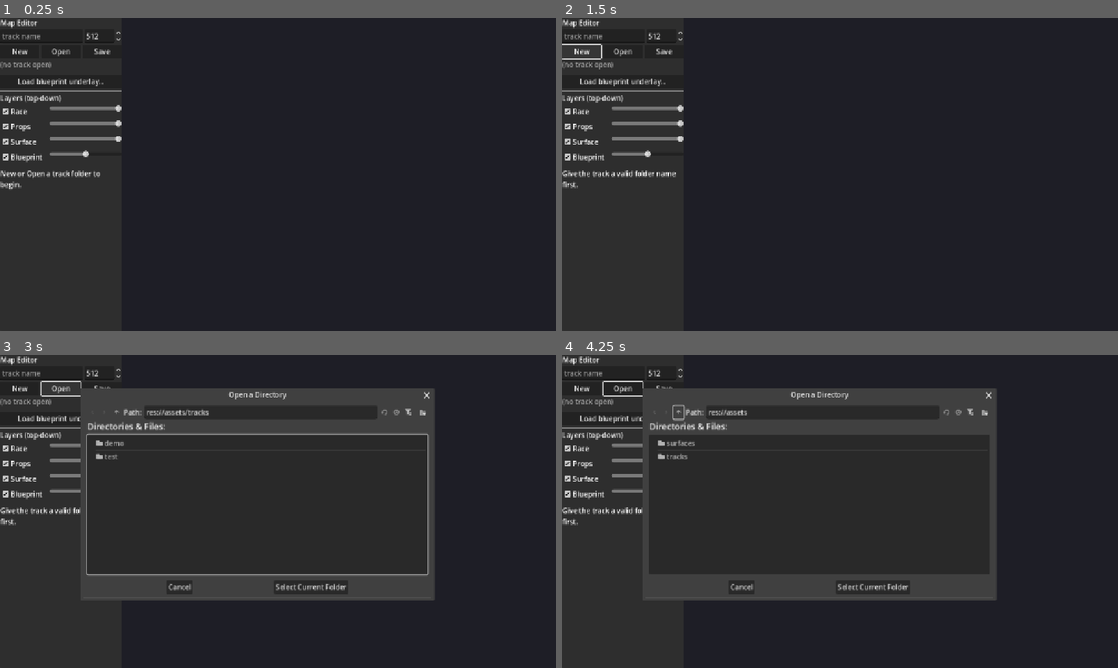
Above: before the commit, frames 1-4 (two rows, left to right).
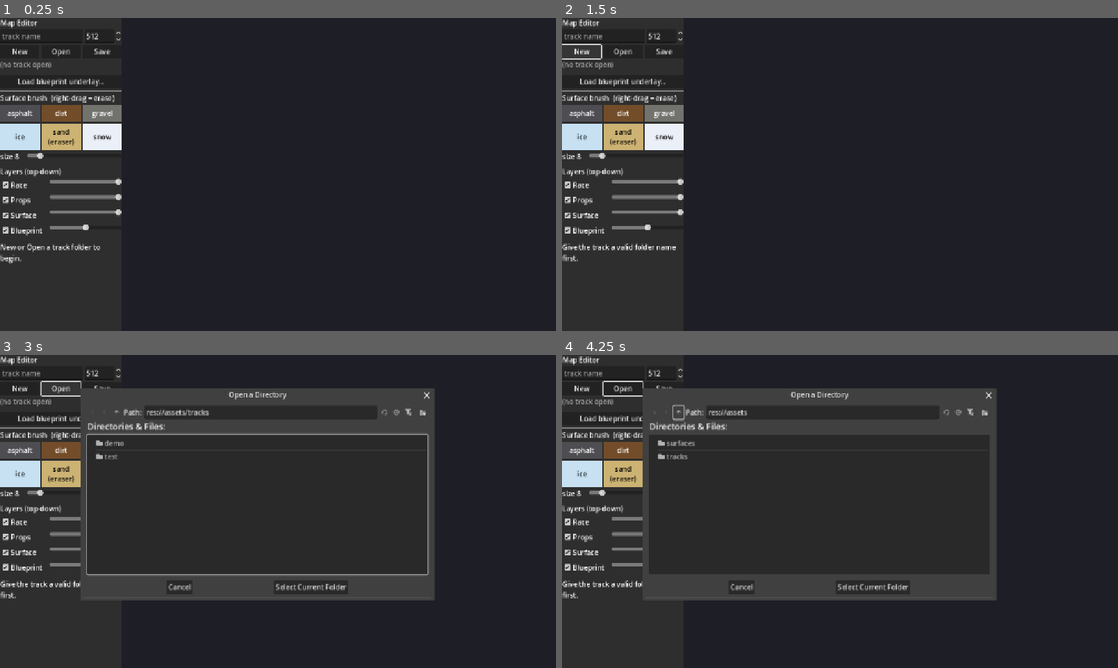
Above: after the commit, the same moments.

Repository: artemiiShabanov/RallyRivals
Game: Godot game, scene res://scenes/tools/map_editor.tscn
Two runs of this game, one before a commit and one after it. Both use one fixed random seed, a clock stepped at 60 frames per second and the inputs below. The project has no main scene, so this scene is started directly.
Inputs (mouse positions are in pixels of both pictures, inside the frame that each line leads up to):
- Up to frame 1 (0.25 s): no input
- Up to frame 2 (1.5 s): click "Save" at 0.5 s; click "New" at 1.25 s
- Up to frame 3 (3 s): click "New" at 2 s; click "Open" at 2.75 s
- Up to frame 4 (4.25 s): click (678, 411) at 3.5 s

The runs differ from the first frame. In frame 1, 4.8% of the frame differs, in the area x 0-22%, y 24-79%; in frame 2, 4.8%, in the area x 0-22%, y 24-78%; in frame 3, 3.3%; in frame 4, 3.3%.

Commit message:
Map editor: surface paint brush
Palette auto-discovered from assets/surfaces/*.tres — swatch buttons in
the surface's own colour, so painted pixels are exactly what the baker
classifies (verified via shared SurfaceMap.classify on a saved stroke).
Hard-edged round brush (1-64 px slider), stroke interpolation between
motion events, sand swatch doubles as the off-road eraser and right-drag
always erases. Live brush ring on the canvas, in-place GPU texture
update while painting, dirty marker (*) cleared on save. Undo stays
with the polish pass.

Verified headless through real input events: stroke continuity, exact
radius bounds, erase, dirty lifecycle, save/reload classification.

Task code-tools-map-editor-surface done (23/127).

Co-Authored-By: Claude Opus 4.8 <noreply@anthropic.com>

Diff:
--- a/rallyrivals/scenes/tools/map_editor.tscn
+++ b/rallyrivals/scenes/tools/map_editor.tscn
@@ -1,8 +1,9 @@
-[gd_scene load_steps=2 format=3]
+[gd_scene load_steps=2 format=3 uid="uid://2jrya1jxrso4"]
 
-[ext_resource type="Script" path="res://scripts/tools/map_editor/map_editor.gd" id="1_ed"]
+[ext_resource type="Script" uid="uid://c52iv2o75y4ds" path="res://scripts/tools/map_editor/map_editor.gd" id="1_ed"]
 
 [node name="MapEditor" type="Control"]
+layout_mode = 3
 anchors_preset = 15
 anchor_right = 1.0
 anchor_bottom = 1.0
--- a/rallyrivals/scripts/tools/map_editor/map_canvas.gd
+++ b/rallyrivals/scripts/tools/map_editor/map_canvas.gd
@@ -6,14 +6,20 @@
 ## (paint/stamps, later tasks) will hook _gui_input through the same pixel_at() mapping.
 
 signal pixel_hovered(px: Vector2i)
+signal stroke(from_px: Vector2i, to_px: Vector2i, erase: bool)
 
 var entries: Array = []   # [{"texture": Texture2D, "opacity": float}] bottom-up
 var image_size := 0       # authored image size in px (0 = no document open)
 var zoom := 1.0
 var pan := Vector2.ZERO   # canvas position of the image's (0,0)
+var brush_radius := 0.0   # image-space px; >0 = a paint tool is active (left paints, right erases)
 
 var _dragging := false
 var _space := false
+var _paint_btn := 0       # mouse button currently stroking (0 = none)
+var _last_px := Vector2i.ZERO
+var _hover := Vector2.ZERO
+var _has_hover := false
 
 func _ready() -> void:
 	clip_contents = true
@@ -30,6 +36,9 @@
 	draw_rect(r.grow(1.0), Color(0.45, 0.45, 0.55), false, 1.0)
 	for e in entries:
 		draw_texture_rect(e["texture"], r, false, Color(1, 1, 1, e["opacity"]))
+	if brush_radius > 0.0 and _has_hover:
+		draw_arc(_hover, brush_radius * zoom, 0.0, TAU, 48, Color(0, 0, 0, 0.7), 3.0)
+		draw_arc(_hover, brush_radius * zoom, 0.0, TAU, 48, Color(1, 1, 1, 0.9), 1.0)
 
 func _gui_input(event: InputEvent) -> void:
 	if event is InputEventMouseButton:
@@ -41,12 +50,27 @@
 		elif mb.button_index == MOUSE_BUTTON_MIDDLE or (mb.button_index == MOUSE_BUTTON_LEFT and _space):
 			_dragging = mb.pressed
 			grab_focus()
+		elif brush_radius > 0.0 and mb.button_index in [MOUSE_BUTTON_LEFT, MOUSE_BUTTON_RIGHT]:
+			# left = paint, right = off-road erase; both stamp immediately on press
+			_paint_btn = mb.button_index if mb.pressed else 0
+			if mb.pressed:
+				_last_px = pixel_at(mb.position)
+				stroke.emit(_last_px, _last_px, mb.button_index == MOUSE_BUTTON_RIGHT)
+				grab_focus()
 	elif event is InputEventMouseMotion:
 		var mm := event as InputEventMouseMotion
 		if _dragging:
 			pan += mm.relative
 			queue_redraw()
-		pixel_hovered.emit(pixel_at(mm.position))
+		var px := pixel_at(mm.position)
+		if _paint_btn != 0 and px != _last_px:
+			stroke.emit(_last_px, px, _paint_btn == MOUSE_BUTTON_RIGHT)
+			_last_px = px
+		_hover = mm.position
+		_has_hover = true
+		if brush_radius > 0.0:
+			queue_redraw()
+		pixel_hovered.emit(px)
 	elif event is InputEventKey and (event as InputEventKey).physical_keycode == KEY_SPACE:
 		_space = (event as InputEventKey).pressed
 
--- a/rallyrivals/scripts/tools/map_editor/map_editor.gd
+++ b/rallyrivals/scripts/tools/map_editor/map_editor.gd
@@ -8,6 +8,8 @@
 const TRACKS_ROOT := "res://assets/tracks"
 const LAYER_ORDER := ["blueprint", "surface", "markers", "race"]
 const LAYER_TITLES := {"blueprint": "Blueprint", "surface": "Surface", "markers": "Props", "race": "Race"}
+
+const SURFACES_DIR := "res://assets/surfaces"
 
 var doc: TrackDocument
 var canvas: MapCanvas
@@ -20,14 +22,23 @@
 var _open_dialog: FileDialog
 var _bp_dialog: FileDialog
 
+var _surfaces: Array[SurfaceType] = []
+var _off_road: SurfaceType          # the "eraser" surface (sand): right-drag paints this
+var _brush_surface: SurfaceType     # null = no paint tool active
+var _brush_group := ButtonGroup.new()
+var _brush_slider: HSlider
+var _dirty := false
+
 func _ready() -> void:
 	var split := HBoxContainer.new()
 	split.set_anchors_preset(Control.PRESET_FULL_RECT)
 	split.add_theme_constant_override("separation", 0)
 	add_child(split)
+	_load_palette()
 	split.add_child(_build_panel())
 	canvas = MapCanvas.new()
 	canvas.pixel_hovered.connect(_on_pixel_hovered)
+	canvas.stroke.connect(_on_stroke)
 	split.add_child(canvas)
 
 	_open_dialog = FileDialog.new()
@@ -87,6 +98,29 @@
 	bp_btn.text = "Load blueprint underlay..."
 	bp_btn.pressed.connect(func() -> void: _bp_dialog.popup_centered_ratio(0.7))
 	vb.add_child(bp_btn)
+
+	vb.add_child(HSeparator.new())
+	var brush_title := Label.new()
+	brush_title.text = "Surface brush  (right-drag = erase)"
+	vb.add_child(brush_title)
+	var grid := GridContainer.new()
+	grid.columns = 3
+	for s in _surfaces:
+		grid.add_child(_swatch(s))
+	vb.add_child(grid)
+	var size_row := HBoxContainer.new()
+	var size_label := Label.new()
+	size_label.text = "size 8"
+	size_label.custom_minimum_size = Vector2(58, 0)
+	_brush_slider = HSlider.new()
+	_brush_slider.min_value = 1; _brush_slider.max_value = 64; _brush_slider.value = 8
+	_brush_slider.size_flags_horizontal = Control.SIZE_EXPAND_FILL
+	_brush_slider.value_changed.connect(func(v: float) -> void:
+		size_label.text = "size %d" % int(v)
+		_update_brush())
+	size_row.add_child(size_label)
+	size_row.add_child(_brush_slider)
+	vb.add_child(size_row)
 
 	vb.add_child(HSeparator.new())
 	var layers_title := Label.new()
@@ -126,6 +160,82 @@
 	_layer_rows[layer] = {"check": check, "slider": slider}
 	return row
 
+# ---------- surface brush ----------
+# Palette straight from the .tres set — painted colours are exactly what the baker classifies.
+func _load_palette() -> void:
+	var da := DirAccess.open(SURFACES_DIR)
+	if da == null:
+		return
+	for f in da.get_files():
+		if f.get_extension() == "tres":
+			var s := load(SURFACES_DIR.path_join(f)) as SurfaceType
+			if s != null:
+				_surfaces.append(s)
+				if s.id == "sand":
+					_off_road = s
+	if _off_road == null and not _surfaces.is_empty():
+		_off_road = _surfaces[0]
+
+func _swatch(s: SurfaceType) -> Button:
+	var b := Button.new()
+	b.text = s.id + ("\n(eraser)" if s == _off_road else "")
+	b.toggle_mode = true
+	b.button_group = _brush_group
+	b.size_flags_horizontal = Control.SIZE_EXPAND_FILL
+	b.tooltip_text = "%s  grip %.1f" % [s.id, s.grip]
+	for state in ["normal", "hover", "pressed"]:
+		var sb := StyleBoxFlat.new()
+		sb.bg_color = s.color.lightened(0.15) if state == "hover" else s.color
+		sb.content_margin_top = 8.0; sb.content_margin_bottom = 8.0
+		if state == "pressed":
+			sb.border_color = Color.WHITE
+			sb.set_border_width_all(2)
+		b.add_theme_stylebox_override(state, sb)
+	var lum := s.color.get_luminance()
+	b.add_theme_color_override("font_color", Color.BLACK if lum > 0.5 else Color.WHITE)
+	b.add_theme_color_override("font_pressed_color", Color.BLACK if lum > 0.5 else Color.WHITE)
+	b.add_theme_color_override("font_hover_color", Color.BLACK if lum > 0.5 else Color.WHITE)
+	b.toggled.connect(func(on: bool) -> void:
+		_brush_surface = s if on else null
+		_update_brush())
+	return b
+
+func _update_brush() -> void:
+	canvas.brush_radius = _brush_slider.value if _brush_surface != null else 0.0
+	canvas.queue_redraw()
+
+func _on_stroke(from_px: Vector2i, to_px: Vector2i, erase: bool) -> void:
+	if doc == null or _brush_surface == null:
+		return
+	var col := _off_road.color if erase else _brush_surface.color
+	var img: Image = doc.images["surface"]
+	var r := int(_brush_slider.value)
+	var dist := Vector2(from_px).distance_to(Vector2(to_px))
+	var steps := maxi(1, int(dist / maxf(1.0, r * 0.5)) + 1)
+	for i in steps:
+		var p := Vector2(from_px).lerp(Vector2(to_px), float(i) / maxf(1.0, steps - 1.0))
+		_stamp(img, Vector2i(p.round()), r, col)
+	doc.update_texture("surface")
+	canvas.queue_redraw()
+	_set_dirty(true)
+
+func _stamp(img: Image, c: Vector2i, r: int, col: Color) -> void:
+	var r2 := r * r
+	for dy in range(-r, r + 1):
+		var y := c.y + dy
+		if y < 0 or y >= doc.size:
+			continue
+		for dx in range(-r, r + 1):
+			var x := c.x + dx
+			if x < 0 or x >= doc.size or dx * dx + dy * dy > r2:
+				continue
+			img.set_pixel(x, y, col)
+
+func _set_dirty(v: bool) -> void:
+	_dirty = v
+	if doc != null:
+		_folder_label.text = doc.dir + (" *" if _dirty else "")
+
 # ---------- actions ----------
 func _on_new() -> void:
 	var track_name := _name_edit.text.strip_edges()
@@ -155,6 +265,8 @@
 		_set_status("Nothing to save — open a track first.")
 		return
 	var err := doc.save()
+	if err == OK:
+		_set_dirty(false)
 	_set_status("saved %s" % doc.dir if err == OK else "save failed: %s" % error_string(err))
 
 func _load_blueprint(path: String) -> void:
@@ -175,7 +287,7 @@
 
 # ---------- sync ----------
 func _after_doc_change(status: String) -> void:
-	_folder_label.text = doc.dir
+	_set_dirty(false)
 	for layer in LAYER_ORDER:
 		(_layer_rows[layer]["check"] as CheckBox).set_pressed_no_signal(doc.layer_visible[layer])
 		(_layer_rows[layer]["slider"] as HSlider).set_value_no_signal(doc.layer_opacity[layer])
--- a/rallyrivals/scripts/tools/map_editor/track_document.gd
+++ b/rallyrivals/scripts/tools/map_editor/track_document.gd
@@ -115,6 +115,14 @@
 				disp.set_pixel(x, y, c)
 	textures[layer] = ImageTexture.create_from_image(disp)
 
+## Fast in-place display refresh after painting. Surface displays its raw image, so the GPU
+## texture updates directly; overlay layers derive a transparent image -> full rebuild.
+func update_texture(layer: String) -> void:
+	if layer == "surface" and textures.has(layer):
+		(textures[layer] as ImageTexture).update(images[layer])
+	else:
+		refresh_texture(layer)
+
 ## Load a reference underlay image (any path on disk). Not part of the export.
 func load_blueprint(path: String) -> bool:
 	var img := Image.load_from_file(path if path.is_absolute_path() else ProjectSettings.globalize_path(path))
Not shown, changed: STATUS.md
Not shown, changed: tasks.yaml
